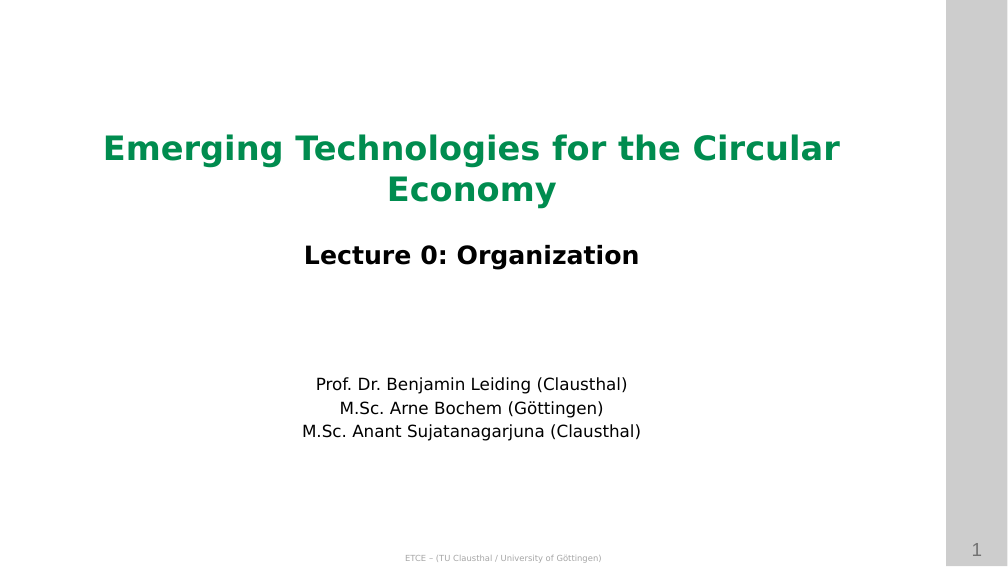
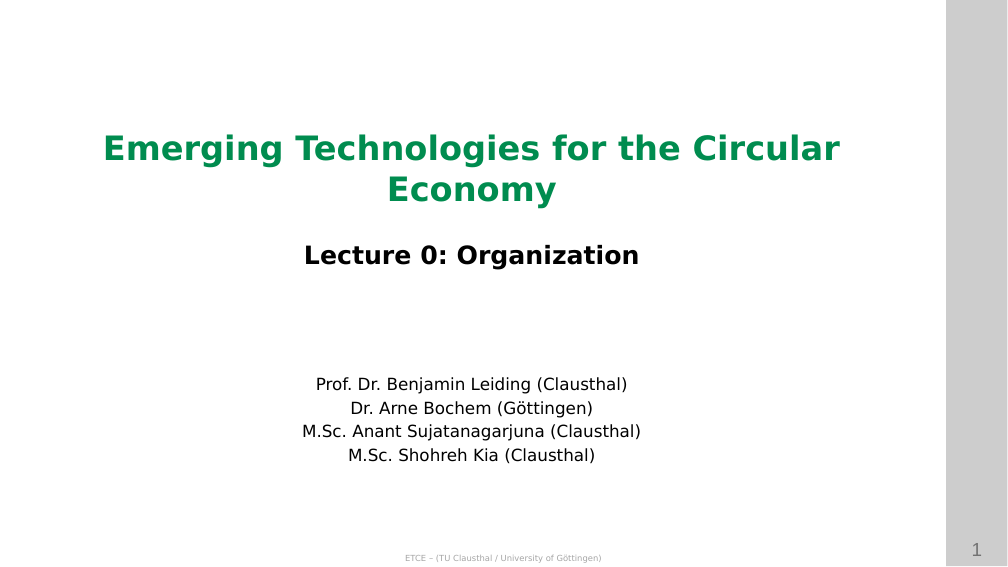
Before and after one commit to ETCE-LAB/teaching-material, a slide deck: slide 1 of Emerging-Technologies-for-the-Circular-Economy/ETCE-L00-Organization.pptx. Drawn at 1008x567 pixels with LibreOffice and Linux fonts; fonts in the diff are those of the drawing; background and template pictures are left out. Boxes give left, top, right and bottom in pixels: in the first picture for what was removed or moved away, otherwise in the second. Text is boxed around its words. In the diff, an @@ line names an element or a change of style, - is before the commit and + after.

```diff
--- a/Emerging-Technologies-for-the-Circular-Economy/ETCE-L00-Organization.pptx
+++ b/Emerging-Technologies-for-the-Circular-Economy/ETCE-L00-Organization.pptx
@@ text at [350,401,593,418]: text changed @@
-M.Sc. Arne Bochem (Göttingen)
+Dr. Arne Bochem (Göttingen)
@@ text at [348,448,595,464]: paragraph added @@
+M.Sc. Shohreh Kia (Clausthal)
```
Also in this commit, not shown: 12 other slides changed, 1 slide removed, 3 other files.
